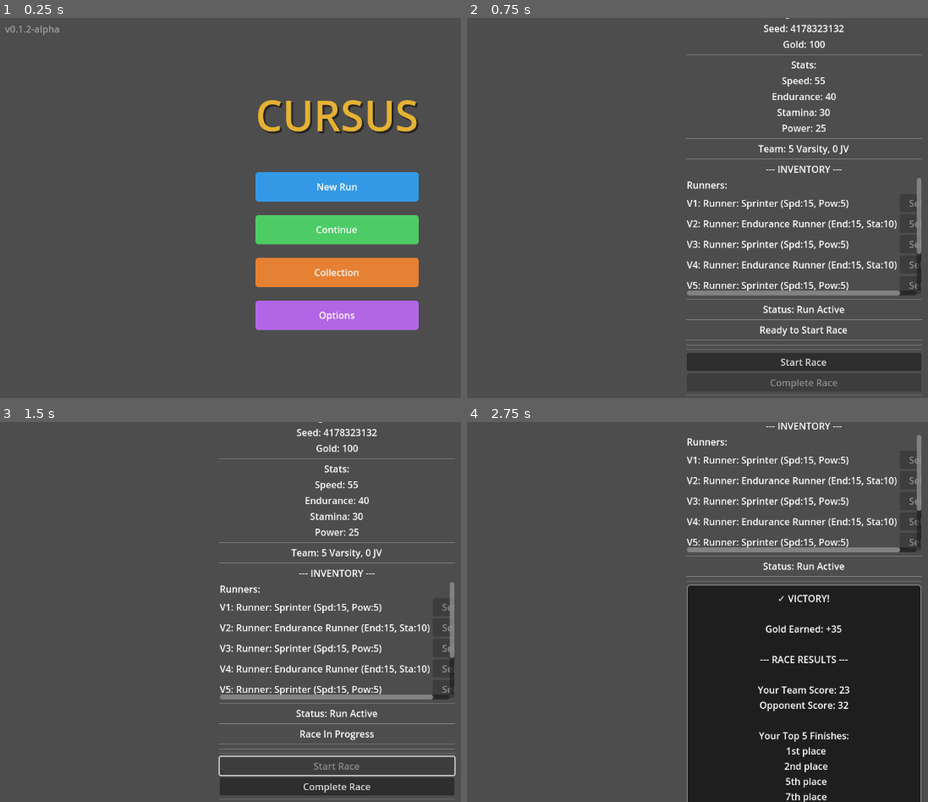
Above: before the commit, frames 1-4 (two rows, left to right).
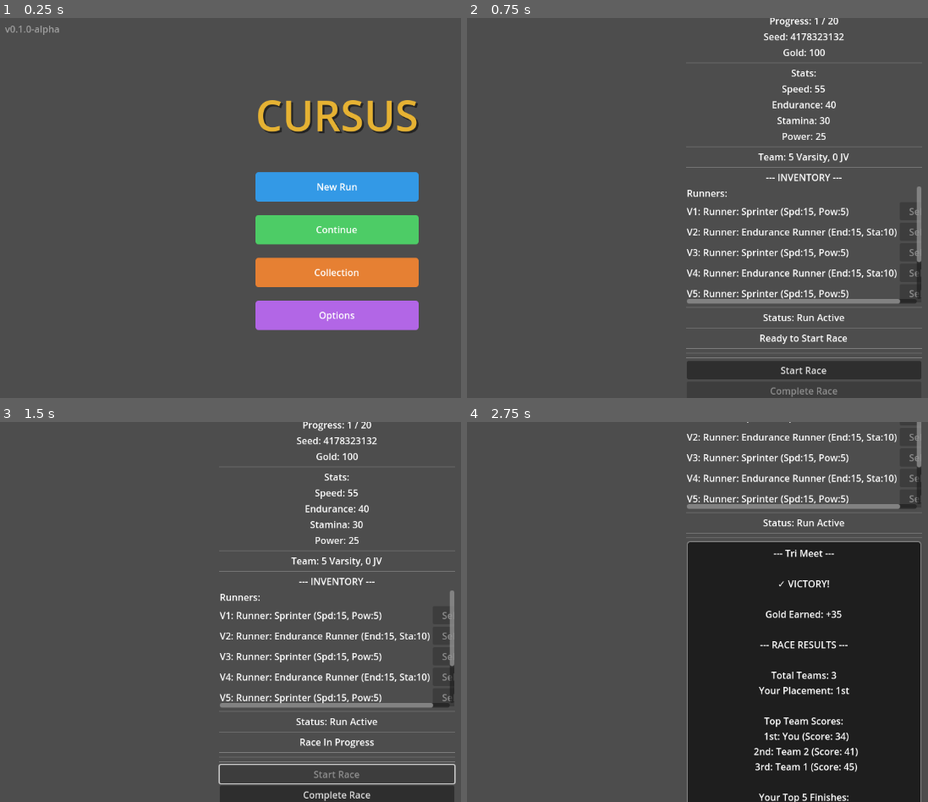
Above: after the commit, the same moments.

Repository: axmariscal/cursus
Game: Godot game, scene res://scenes/core/Main.tscn
Two runs of this game, one before a commit and one after it. Both use one fixed random seed, a clock stepped at 60 frames per second and the inputs below.
Inputs:
- Up to frame 1 (0.25 s): no input
- Up to frame 2 (0.75 s): click "New Run" at 0.5 s
- Up to frame 3 (1.5 s): click "Start Race" at 1.25 s
- Up to frame 4 (2.75 s): click "Complete Race" at 2 s

The runs differ from the first frame. In frame 1, less than 0.1% of the frame differs, in the area x 5-7%, y 2-4%; in frame 2, 11%; in frame 3, 11%; in frame 4, 12%, in the area x 47-99%, y 0-100%.

Commit message:
Added diff race types. (Dual, tri, etc) Might need to change number of antes. 10 races total.

Diff:
--- a/scenes/core/Main.tscn
+++ b/scenes/core/Main.tscn
@@ -24,7 +24,7 @@
 offset_bottom = 30.0
 grow_horizontal = 0
 grow_vertical = 0
-text = "v0.1.2-alpha"
+text = "v0.1.0-alpha"
 horizontal_alignment = 0
 
 [node name="CenterContainer" type="CenterContainer" parent="UI"]
--- a/scenes/run/Run.tscn
+++ b/scenes/run/Run.tscn
@@ -37,6 +37,11 @@
 text = "Ante: 1"
 horizontal_alignment = 1
 
+[node name="RaceTypeLabel" type="Label" parent="UI/VBoxContainer"]
+layout_mode = 2
+text = "Race Type: Dual Meet"
+horizontal_alignment = 1
+
 [node name="ProgressLabel" type="Label" parent="UI/VBoxContainer"]
 layout_mode = 2
 text = "Progress: 1 / 20"
--- a/scripts/core/GameManager.gd
+++ b/scripts/core/GameManager.gd
@@ -3,8 +3,17 @@
 # High-level game/run state manager
 # This persists the entire run, similar to Balatro's RunManager
 
+enum RaceType {
+	DUAL_MEET,      # 2 teams (player + 1 opponent)
+	TRI_MEET,       # 3 teams (player + 2 opponents)
+	INVITATIONAL,   # 4-6 teams (player + 3-5 opponents)
+	QUALIFIERS,     # 8-10 teams (player + 7-9 opponents)
+	CHAMPIONSHIP    # 12+ teams (player + 11+ opponents)
+}
+
 var current_ante := 1
 var max_ante := 20
+var current_race_type: RaceType = RaceType.DUAL_MEET
 
 # Team structure: 5 varsity + 2 JV
 var varsity_team = []    # 5 varsity runners (main scoring team)
@@ -30,6 +39,7 @@
 	seed = randi()
 	randomize()
 	current_ante = 1
+	current_race_type = get_race_type_for_ante(current_ante)
 	run_active = true
 	gold = 100  # Starting gold
 	varsity_team.clear()
@@ -41,7 +51,7 @@
 	# Give starting runners (5 basic varsity runners)
 	_give_starting_runners()
 
-	print("New run started with seed: ", seed, " Gold: ", gold)
+	print("New run started with seed: ", seed, " Gold: ", gold, " Race Type: ", get_race_type_name())
 
 
 func _give_starting_runners():
@@ -63,7 +73,54 @@
 
 func advance_ante():
 	current_ante += 1
-	print("Advanced to ante ", current_ante)
+	# Update race type for new ante
+	current_race_type = get_race_type_for_ante(current_ante)
+	print("Advanced to ante ", current_ante, " Race Type: ", _get_race_type_name(current_race_type))
+
+# ============================================
+# RACE TYPE SYSTEM
+# ============================================
+
+func get_race_type_for_ante(ante: int) -> RaceType:
+	# Determine race type based on ante with some randomness
+	# Use seed for deterministic but varied results
+	seed(seed + ante * 100)
+
+	var base_type: RaceType
+	if ante <= 5:
+		# Early antes: Dual/Tri Meets
+		base_type = RaceType.DUAL_MEET if randf() < 0.6 else RaceType.TRI_MEET
+	elif ante <= 12:
+		# Mid antes: Invitationals
+		base_type = RaceType.INVITATIONAL
+	elif ante <= 19:
+		# Late antes: Qualifiers
+		base_type = RaceType.QUALIFIERS
+	else:
+		# Final ante: Championship
+		base_type = RaceType.CHAMPIONSHIP
+
+	# Restore global RNG
+	randomize()
+	return base_type
+
+func _get_race_type_name(race_type: RaceType) -> String:
+	match race_type:
+		RaceType.DUAL_MEET:
+			return "Dual Meet"
+		RaceType.TRI_MEET:
+			return "Tri Meet"
+		RaceType.INVITATIONAL:
+			return "Invitational"
+		RaceType.QUALIFIERS:
+			return "Qualifiers"
+		RaceType.CHAMPIONSHIP:
+			return "Championship"
+		_:
+			return "Unknown"
+
+func get_race_type_name() -> String:
+	return _get_race_type_name(current_race_type)
 
 # ============================================
 # CURRENCY SYSTEM
@@ -398,12 +455,26 @@
 	return final_performance
 
 
-# Generate an opponent team for the race
-func generate_opponent_team() -> Array[String]:
+# Generate a single opponent team
+func _generate_single_opponent_team(team_index: int = 0) -> Array[String]:
 	var opponent_team: Array[String] = []
 
-	# Base opponent strength scales with ante
+	# Base opponent strength scales with ante and race type
 	var base_strength = 50 + (current_ante * 10)
+
+	# Championship races have stronger opponents
+	var difficulty_modifier = 1.0
+	match current_race_type:
+		RaceType.CHAMPIONSHIP:
+			difficulty_modifier = 1.3  # 30% stronger
+		RaceType.QUALIFIERS:
+			difficulty_modifier = 1.2  # 20% stronger
+		RaceType.INVITATIONAL:
+			difficulty_modifier = 1.1  # 10% stronger
+		_:
+			difficulty_modifier = 1.0
+
+	base_strength = int(base_strength * difficulty_modifier)
 
 	# Generate 5 opponent runners
 	for i in range(5):
@@ -422,15 +493,37 @@
 
 	return opponent_team
 
+# Generate all opponent teams based on race type
+func generate_opponent_teams() -> Array[Array]:
+	var opponent_teams: Array[Array] = []
+	var num_opponents = 0
+
+	match current_race_type:
+		RaceType.DUAL_MEET:
+			num_opponents = 1
+		RaceType.TRI_MEET:
+			num_opponents = 2
+		RaceType.INVITATIONAL:
+			num_opponents = 3 + randi() % 3  # 3-5 opponents
+		RaceType.QUALIFIERS:
+			num_opponents = 6 + randi() % 4  # 6-9 opponents
+		RaceType.CHAMPIONSHIP:
+			num_opponents = 10 + randi() % 5  # 10-14 opponents
+
+	for i in range(num_opponents):
+		opponent_teams.append(_generate_single_opponent_team(i))
+
+	return opponent_teams
+
 
 # Simulate a race and return results
-# Returns: Dictionary with player_positions, opponent_positions, player_score, opponent_score, won
+# Returns: Dictionary with player_positions, team_scores, placement, won, race_type
 func simulate_race() -> Dictionary:
 	# Use seed for deterministic race results
 	seed(seed + current_ante * 1000)
 
-	# Generate opponent team
-	var opponent_team = generate_opponent_team()
+	# Generate all opponent teams based on race type
+	var opponent_teams = generate_opponent_teams()
 
 	# Calculate performance for all runners
 	var all_runners: Array[Dictionary] = []
@@ -441,57 +534,110 @@
 		all_runners.append({
 			"name": runner,
 			"performance": performance,
-			"is_player": true
+			"team_id": "player",
+			"team_index": -1  # -1 for player
 		})
 
-	# Add opponent runners
-	for runner in opponent_team:
-		var performance = calculate_runner_performance(runner, false)
-		all_runners.append({
-			"name": runner,
-			"performance": performance,
-			"is_player": false
-		})
+	# Add opponent runners from all teams
+	for team_index in range(opponent_teams.size()):
+		var opponent_team = opponent_teams[team_index]
+		for runner in opponent_team:
+			var performance = calculate_runner_performance(runner, false)  # false = is opponent
+			all_runners.append({
+				"name": runner,
+				"performance": performance,
+				"team_id": "opponent",
+				"team_index": team_index
+			})
 
 	# Sort by performance (lower = better finish)
 	all_runners.sort_custom(func(a, b): return a.performance < b.performance)
 
+	# Assign positions and track by team
+	var player_positions: Array[int] = []
+	var team_positions: Dictionary = {}  # team_index -> [positions]
+
+	# Initialize team positions
+	team_positions[-1] = []  # Player team
+	for i in range(opponent_teams.size()):
+		team_positions[i] = []
+
 	# Assign positions
-	var player_positions: Array[int] = []
-	var opponent_positions: Array[int] = []
-
 	for i in range(all_runners.size()):
 		var position = i + 1  # 1st, 2nd, 3rd, etc.
-		if all_runners[i].is_player:
+		var team_index = all_runners[i].team_index
+
+		if team_index == -1:
 			player_positions.append(position)
 		else:
-			opponent_positions.append(position)
+			if not team_positions.has(team_index):
+				team_positions[team_index] = []
+			team_positions[team_index].append(position)
 
 	# Calculate team scores (sum of top 5 positions, lower = better)
 	player_positions.sort()
-	opponent_positions.sort()
-
 	var player_score = 0
-	var opponent_score = 0
-
-	# Sum top 5 positions for each team
 	for i in range(min(5, player_positions.size())):
 		player_score += player_positions[i]
 
-	for i in range(min(5, opponent_positions.size())):
-		opponent_score += opponent_positions[i]
-
-	# Determine winner (lower score wins)
-	var won = player_score < opponent_score
+	# Calculate scores for all opponent teams
+	var team_scores: Array[Dictionary] = []
+	for team_index in range(opponent_teams.size()):
+		if team_positions.has(team_index):
+			var positions = team_positions[team_index]
+			positions.sort()
+			var score = 0
+			for i in range(min(5, positions.size())):
+				score += positions[i]
+			team_scores.append({
+				"team_index": team_index,
+				"score": score,
+				"positions": positions
+			})
+
+	# Add player score to comparison
+	team_scores.append({
+		"team_index": -1,
+		"score": player_score,
+		"positions": player_positions,
+		"is_player": true
+	})
+
+	# Sort teams by score (lower = better)
+	team_scores.sort_custom(func(a, b): return a.score < b.score)
+
+	# Find player's placement
+	var player_placement = 0
+	for i in range(team_scores.size()):
+		if team_scores[i].has("is_player") and team_scores[i].is_player:
+			player_placement = i + 1  # 1st, 2nd, 3rd, etc.
+			break
+
+	# Determine win condition
+	# For small meets (Dual/Tri), must be 1st
+	# For larger meets, top 3 is acceptable
+	var won = false
+	match current_race_type:
+		RaceType.DUAL_MEET, RaceType.TRI_MEET:
+			won = player_placement == 1
+		RaceType.INVITATIONAL:
+			won = player_placement <= 2  # Top 2
+		RaceType.QUALIFIERS:
+			won = player_placement <= 3  # Top 3
+		RaceType.CHAMPIONSHIP:
+			won = player_placement <= 3  # Top 3
 
 	# Restore global RNG state
 	randomize()
 
 	return {
 		"player_positions": player_positions,
-		"opponent_positions": opponent_positions,
 		"player_score": player_score,
-		"opponent_score": opponent_score,
+		"team_scores": team_scores,  # All teams with scores
+		"player_placement": player_placement,
 		"won": won,
+		"race_type": current_race_type,
+		"race_type_name": get_race_type_name(),
+		"total_teams": team_scores.size(),
 		"all_runners": all_runners  # For detailed display
 	}
--- a/scripts/run/Run.gd
+++ b/scripts/run/Run.gd
@@ -9,6 +9,7 @@
 var race_state: RaceState = RaceState.IDLE
 
 @onready var ante_label: Label = $UI/VBoxContainer/AnteLabel
+@onready var race_type_label: Label = $UI/VBoxContainer/RaceTypeLabel
 @onready var progress_label: Label = $UI/VBoxContainer/ProgressLabel
 @onready var seed_label: Label = $UI/VBoxContainer/SeedLabel
 @onready var gold_label: Label = $UI/VBoxContainer/GoldLabel
@@ -57,6 +58,9 @@
 
 func _update_display() -> void:
 	ante_label.text = "Ante: %d" % GameManager.current_ante
+	race_type_label.text = "Race Type: %s" % GameManager.get_race_type_name()
+	# Style race type based on type
+	_style_race_type_label()
 	progress_label.text = "Progress: %d / %d" % [GameManager.current_ante, GameManager.max_ante]
 	seed_label.text = "Seed: %d" % GameManager.seed
 	gold_label.text = "Gold: %d" % GameManager.get_gold()
@@ -144,9 +148,13 @@
 			_set_race_state(RaceState.IDLE)
 			return
 
+		# Update race type for current ante
+		GameManager.current_race_type = GameManager.get_race_type_for_ante(GameManager.current_ante)
+		_update_display()  # Update UI to show race type
+
 		previous_ante = GameManager.current_ante
 		_set_race_state(RaceState.RACING)
-		print("Race started for Ante ", GameManager.current_ante)
+		print("Race started for Ante ", GameManager.current_ante, " - ", GameManager.get_race_type_name())
 
 func _on_complete_race_pressed() -> void:
 	if race_state == RaceState.RACING:
@@ -164,6 +172,9 @@
 
 		# Build result message
 		var result_message = ""
+
+		# Show race type
+		result_message += "--- %s ---\n\n" % race_result.race_type_name
 
 		if race_result.won:
 			result_message += "✓ VICTORY!\n\n"
@@ -179,10 +190,25 @@
 			GameManager.run_active = false
 
 		result_message += "--- RACE RESULTS ---\n\n"
-		result_message += "Your Team Score: %d\n" % race_result.player_score
-		result_message += "Opponent Score: %d\n\n" % race_result.opponent_score
-
-		# Show top 5 positions
+		result_message += "Total Teams: %d\n" % race_result.total_teams
+		result_message += "Your Placement: %d%s\n\n" % [race_result.player_placement, _get_position_suffix(race_result.player_placement)]
+
+		# Show top 3 team scores
+		result_message += "Top Team Scores:\n"
+		for i in range(min(3, race_result.team_scores.size())):
+			var team = race_result.team_scores[i]
+			var team_label = ""
+			if team.has("is_player") and team.is_player:
+				team_label = "You"
+			else:
+				team_label = "Team %d" % (team.team_index + 1)
+
+			var placement_suffix = _get_position_suffix(i + 1)
+			result_message += "  %d%s: %s (Score: %d)\n" % [i + 1, placement_suffix, team_label, team.score]
+
+		result_message += "\n"
+
+		# Show player's top 5 positions
 		result_message += "Your Top 5 Finishes:\n"
 		for i in range(min(5, race_result.player_positions.size())):
 			var pos = race_result.player_positions[i]
@@ -207,7 +233,14 @@
 		# Set state to completed
 		_set_race_state(RaceState.COMPLETED)
 
-		print("Race completed. Won: ", race_result.won, " Score: ", race_result.player_score, " vs ", race_result.opponent_score)
+		# Find best opponent score for comparison
+		var best_opponent_score = 999
+		for team in race_result.team_scores:
+			if not team.has("is_player") or not team.is_player:
+				if team.score < best_opponent_score:
+					best_opponent_score = team.score
+
+		print("Race completed. Won: ", race_result.won, " Placement: ", race_result.player_placement, "/", race_result.total_teams, " Score: ", race_result.player_score, " (Best Opponent: ", best_opponent_score, ")")
 
 		# Don't automatically transition - wait for button click
 		if not race_result.won:
@@ -475,6 +508,21 @@
 
 	print("Sold %s for %d gold" % [item_name, sell_price])
 
+func _style_race_type_label() -> void:
+	# Color code race types
+	match GameManager.current_race_type:
+		GameManager.RaceType.DUAL_MEET:
+			race_type_label.add_theme_color_override("font_color", Color(0.7, 0.7, 0.9))  # Light blue
+		GameManager.RaceType.TRI_MEET:
+			race_type_label.add_theme_color_override("font_color", Color(0.7, 0.9, 0.7))  # Light green
+		GameManager.RaceType.INVITATIONAL:
+			race_type_label.add_theme_color_override("font_color", Color(0.9, 0.9, 0.7))  # Light yellow
+		GameManager.RaceType.QUALIFIERS:
+			race_type_label.add_theme_color_override("font_color", Color(0.9, 0.7, 0.7))  # Light red
+		GameManager.RaceType.CHAMPIONSHIP:
+			race_type_label.add_theme_color_override("font_color", Color(0.9, 0.7, 0.9))  # Light purple
+			race_type_label.add_theme_font_sizes_override("font_size", 18)  # Slightly larger for championship
+
 func _on_back_button_pressed() -> void:
 	# Return to main menu
 	get_tree().change_scene_to_file("res://scenes/core/Main.tscn")
